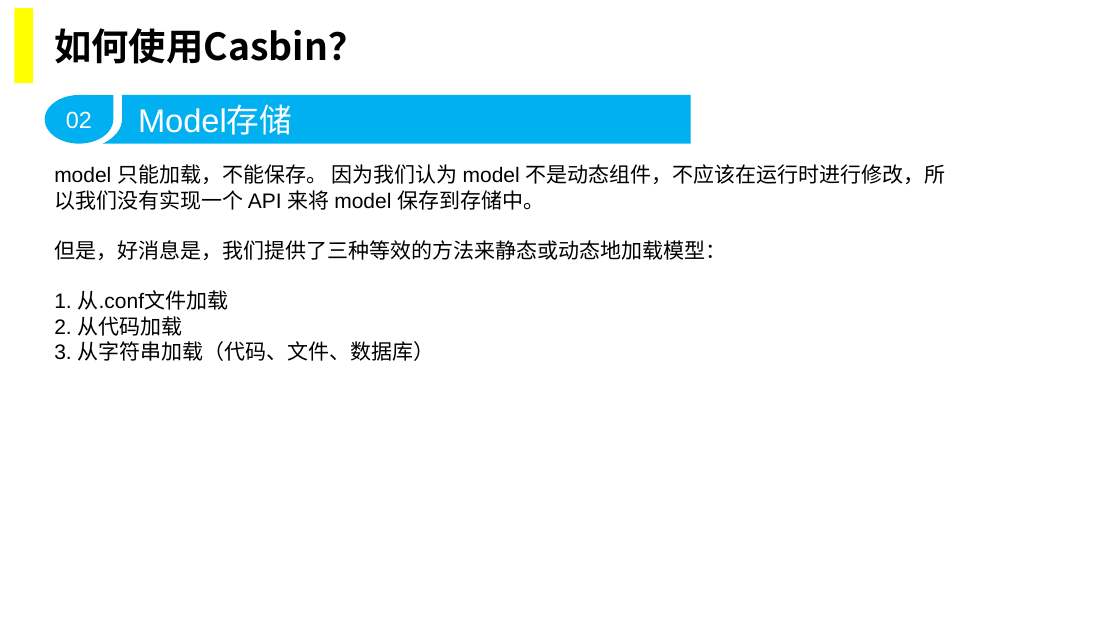
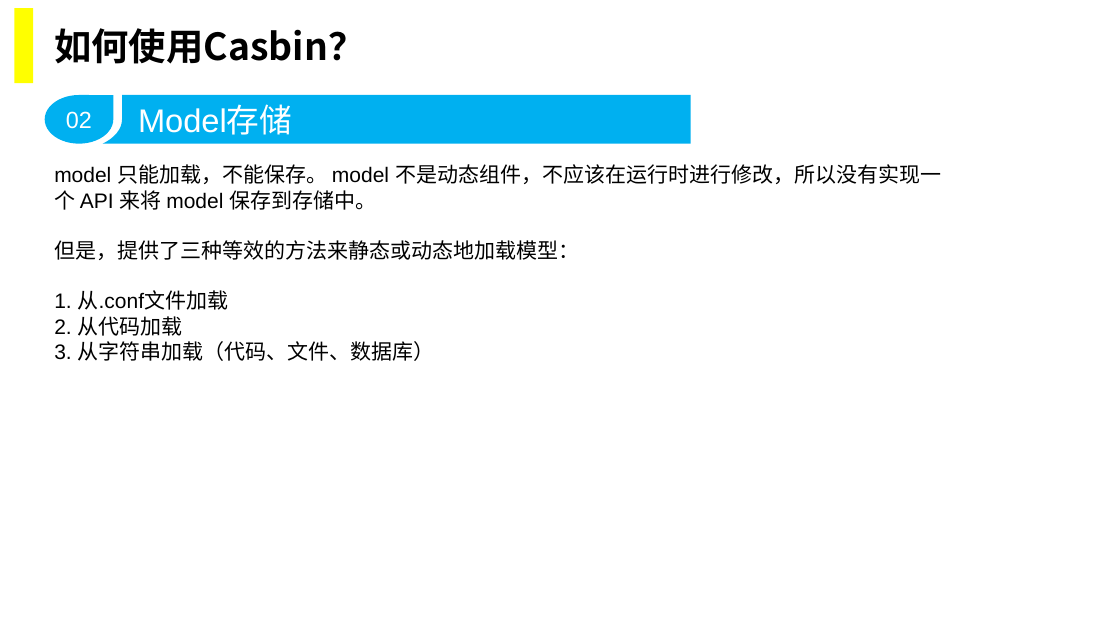
Before and after one commit to marvinang/learn_rust, a slide deck: slide 18 of casbin.pptx. Drawn at 1120x630 pixels with LibreOffice and Linux fonts; fonts in the diff are those of the drawing; background and template pictures are left out. Boxes give left, top, right and bottom in pixels: in the first picture for what was removed or moved away, otherwise in the second. Text is boxed around its words. In the diff, an @@ line names an element or a change of style, - is before the commit and + after.

```diff
--- a/casbin.pptx
+++ b/casbin.pptx
@@ text at bbox=[54, 164, 941, 260]: text changed @@
-model 只能加载，不能保存。 因为我们认为 model 不是动态组件，不应该在运行时进行修改，所以我们没有实现一个 API 来将 model 保存到存储中。
-但是，好消息是，我们提供了三种等效的方法来静态或动态地加载模型：
+model 只能加载，不能保存。 model 不是动态组件，不应该在运行时进行修改，所以没有实现一个 API 来将 model 保存到存储中。
+但是，提供了三种等效的方法来静态或动态地加载模型：
```
Also in this commit, not shown: 12 other slides changed, 2 slides added.
